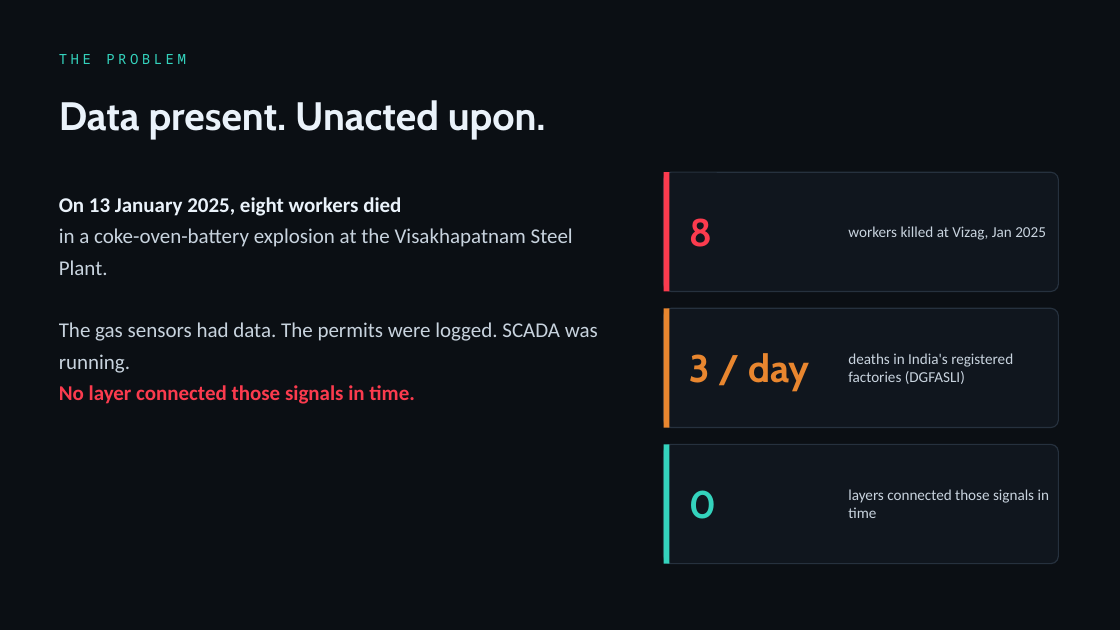
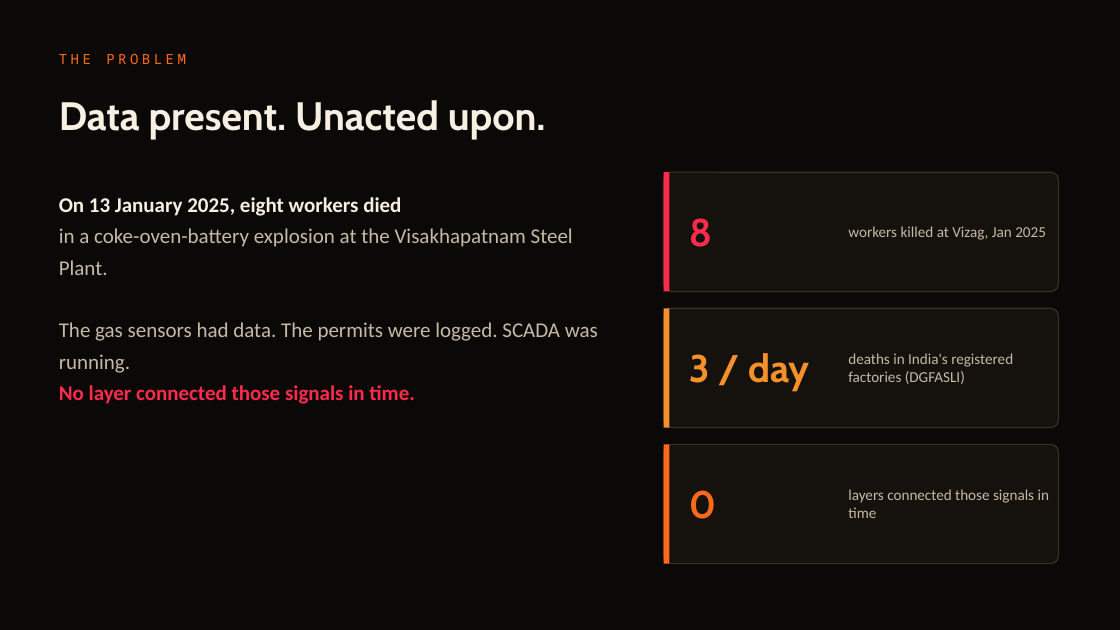
Before and after one commit to SaudSatopay/trinetra, a slide deck: slide 2 of docs/Trinetra_Deck.pptx. Drawn at 1120x630 pixels with LibreOffice and Linux fonts; fonts in the diff are those of the drawing. Boxes give left, top, right and bottom in pixels: in the first picture for what was removed or moved away, otherwise in the second. Text is boxed around its words. In the diff, an @@ line names an element or a change of style, - is before the commit and + after.

Commit message:
Align the deck to the Foundry palette + add the new capability slides
Repalette the pitch deck from the old teal-on-navy to the warm-ink / molten-orange
Foundry look the live control room and README now use — background, panels, the
molten-orange signature accent and the steel/amber/red risk ramp. No teal remains.

Add three slides for the capabilities shipped this round:
- Shift-left permit gate — the permit desk blocking a hot-work request that would
  complete the compound pattern (HIGH 80 -> CRITICAL 100), with the regulation-
  grounded conditions to issue safely.
- Fleet command — one engine across six plants, the live aggregate (6 plants /
  7 workers / 2 compound / +6 min lead) and the per-site board.
- Active-learning flywheel — the per-plant nuisance threshold with the locked
  recall guardrail (compound / HIGH / CRITICAL always page).

Now 17 slides. System fonts kept (Trebuchet / Consolas / Calibri) so it renders
reliably in PowerPoint. Headline numbers unchanged — engine untouched.

```diff
--- a/docs/Trinetra_Deck.pptx
+++ b/docs/Trinetra_Deck.pptx
@@ background #0B0F14 to #0B0908 @@
@@ text "THE PROBLEM" at (x1=59, y1=54, x2=186, y2=64): text colour #34D3BD to #FF6A1A @@
@@ text "Data present. Unacted upon." at (x1=59, y1=100, x2=546, y2=140): text colour #EAF2FA to #F7EFE1 @@
@@ rectangle at (x1=664, y1=172, x2=670, y2=292): fill #FB3B4E to #FF2B4E @@
@@ text "On 13 January 2025, eight ..." at (x1=59, y1=197, x2=598, y2=404): text colour #EAF2FA to #F7EFE1 in "On 13 January 2025, eight workers died"; text colour #C8D3DE to #C6B9A6 in "in a coke-oven-battery explosion at the Visakhapatnam ...", "The gas sensors had data. The permits ..."; text colour #FB3B4E to #FF2B4E in "No layer connected those signals in time." @@
@@ text "8" at (x1=689, y1=218, x2=712, y2=247): text colour #FB3B4E to #FF2B4E @@
@@ rectangle at (x1=664, y1=308, x2=670, y2=428): fill #E8862F to #F5902B @@
@@ text "3 / day" at (x1=689, y1=353, x2=809, y2=391): text colour #E8862F to #F5902B @@
@@ fill #10161E to #15110D; outline #26313E 1 pt to #3B2E22 1 pt in 3 elements at (x1=664, y1=172, x2=1059, y2=292), (x1=664, y1=308, x2=1059, y2=428), (x1=664, y1=444, x2=1059, y2=564) @@
@@ rectangle at (x1=664, y1=444, x2=670, y2=564): fill #34D3BD to #FF6A1A @@
@@ text "0" at (x1=689, y1=490, x2=716, y2=519): text colour #34D3BD to #FF6A1A @@
@@ text colour #C8D3DE to #C6B9A6 in 3 elements at (x1=848, y1=226, x2=1046, y2=240), (x1=848, y1=353, x2=1013, y2=384), (x1=848, y1=489, x2=1049, y2=518) @@
```
Also in this commit, not shown: 13 other slides changed, 3 slides added, 1 other file.
